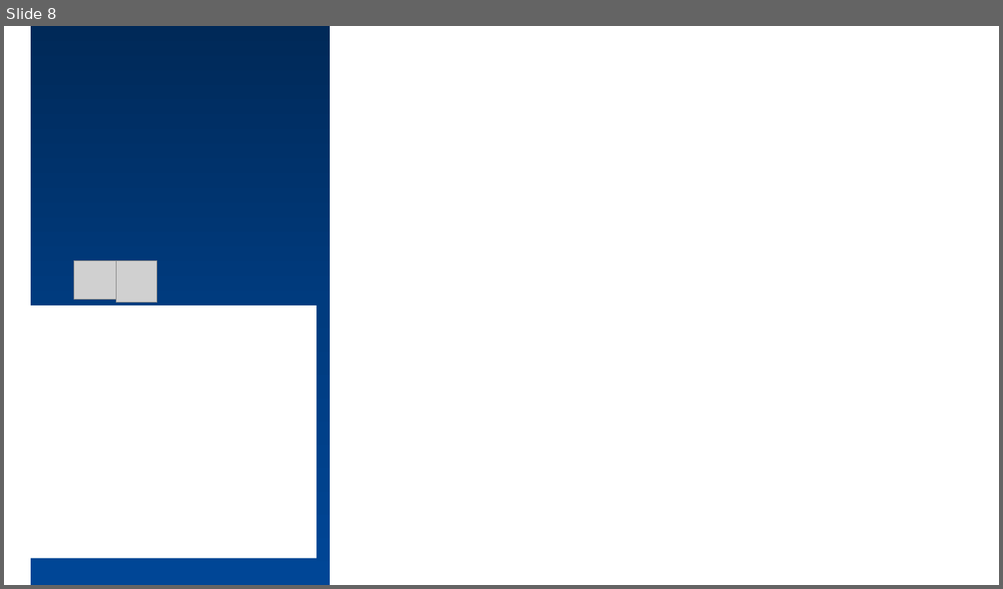
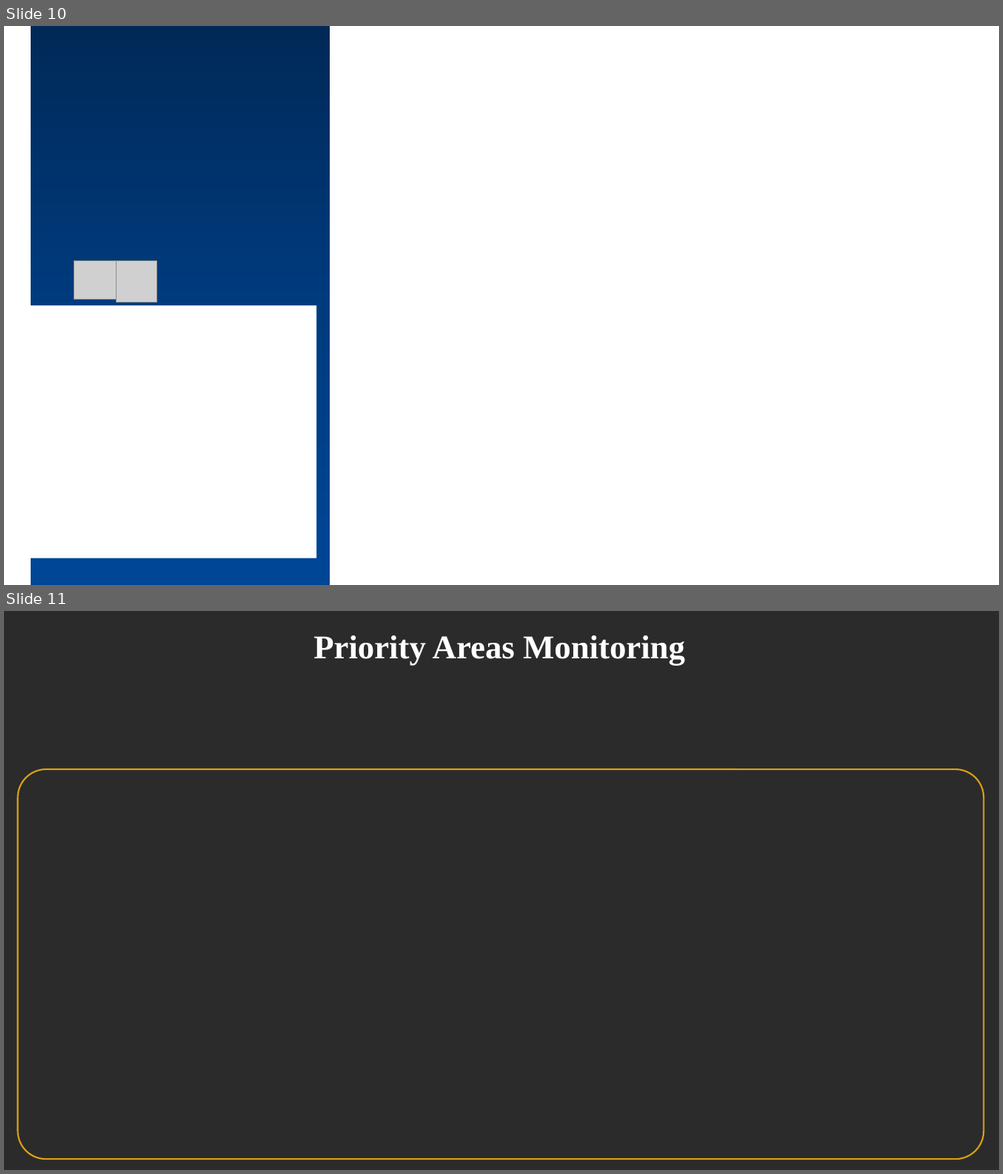
Before and after one commit to Jeffreyjose29/ChelseaFCDataVizathon, a slide deck: Design Brief/ChelseaFC.pptx. Shown one above the other, each under a label of ours: slide 8 before the commit, slides 10 and 11 after it. The pictures are 1003x589 and 1003x1174 pixels, drawn with LibreOffice and Linux fonts; fonts in the diff are those of the drawing; grey boxes stand for pictures; background and template pictures are left out; a plain dark background stands for a picture behind light text. Boxes give left, top, right and bottom in pixels: in the first picture for what was removed or moved away, otherwise in the second. Text is boxed around its words. In the diff, an @@ line names an element or a change of style, - is before the commit and + after.

```diff
--- a/Design Brief/ChelseaFC.pptx
+++ b/Design Brief/ChelseaFC.pptx
@@ slide 11 added at box(4, 611, 999, 1170), background picture (left out) @@
@@ text added at box(313, 635, 685, 666), 32 pt, text #FFFFFF, bold @@
+Priority Areas Monitoring
@@ rounded rectangle added at box(17, 769, 983, 1159), outline #DBA111 1.5 pt @@
@@ what was slide 8 is now slide 10 @@
```
Also in this commit, not shown: 5 other slides added, 1 slide removed, 20 other files.
